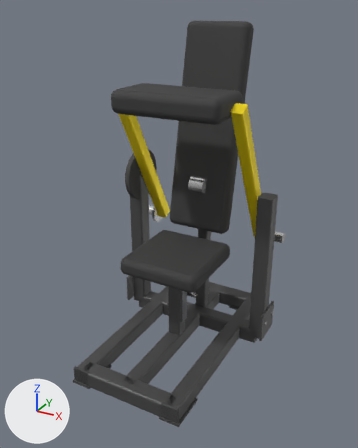
One commit to the glTF model catalogs/ludus-core/models/LD-WH047/model.glb: the scene before it, then after it.
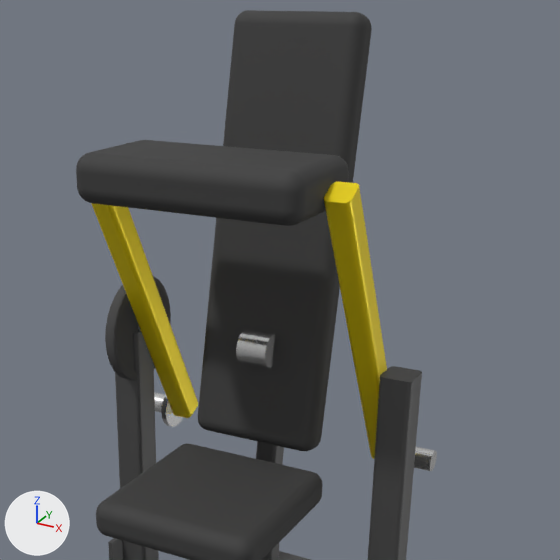
Old and new are each drawn whole from a 50 mm lens placed at (1.002, -1.822, 1.561), pointed at (0.017, -0.033, 0.666) and again close up on the part from 21% to 96% of the width and 3% to 64% of the height. Arrows for +X, +Y and +Z are at lower left; the lights stay in place. The older version's two pictures come first. Where no turn or scale is listed for an object, it has been applied to the vertices.

Before the edit, the objects in view are built like this:
```python
mat_accent = principled_material('accent')
mat_accent.base_color = (0.949, 0.741, 0.0)  # yellow #f9df00
mat_accent.metallic = 0.45
mat_accent.roughness = 0.4
me_mesh_8 = bpy.data.meshes.new('Mesh_8')
me_mesh_8.from_pydata(...)  # 406 vertices, 784 faces; spans x -0.014..0.014, y -0.13..0.13, z -0.13..0.13
me_mesh_8.materials.append(mat_rubber)  # dark grey #474747
me_mesh_9 = bpy.data.meshes.new('Mesh_9')
me_mesh_9.from_pydata(...)  # 56 vertices, 108 faces; spans x -0.03..0.03, y -0.03..0.03, z -0.5..0.5
me_mesh_9.materials.append(mat_accent)  # yellow #f9df00
ob_lever_bar = bpy.data.objects.new('lever_bar', me_mesh_9)
ob_lever_bar.parent = ob_lever
ob_lever_bar.location = (0.3, -0.11, 0.21)
ob_lever_bar.rotation_euler = (-0.483, 0.0, 3.142)  # degrees (-28, 0, 180)
ob_lever_bar.scale = (1.0, 1.0, 0.474)
ob_lever_bar_001 = bpy.data.objects.new('lever_bar.001', me_mesh_9)
ob_lever_bar_001.parent = ob_lever
ob_lever_bar_001.location = (-0.3, -0.11, 0.21)
ob_lever_bar_001.rotation_euler = (-0.483, 0.0, 3.142)  # degrees (-28, 0, 180)
ob_lever_bar_001.scale = (1.0, 1.0, 0.474)
ob_lever_cam = bpy.data.objects.new('lever_cam', me_mesh_8)
ob_lever_cam.location = (-0.326, 0.198, 0.782)
ob_lever_tail = bpy.data.objects.new('lever_tail', me_mesh_9)
ob_lever_tail.parent = ob_lever
ob_lever_tail.location = (0.3, 0.066, -0.126)
ob_lever_tail.rotation_euler = (-2.659, 0.0, 0.0)  # degrees (-152, 0, 0)
ob_lever_tail.scale = (1.0, 1.0, 0.284)
ob_lever_tail_001 = bpy.data.objects.new('lever_tail.001', me_mesh_9)
ob_lever_tail_001.parent = ob_lever
ob_lever_tail_001.location = (-0.3, 0.066, -0.126)
ob_lever_tail_001.rotation_euler = (-2.659, 0.0, 0.0)  # degrees (-152, 0, 0)
ob_lever_tail_001.scale = (1.0, 1.0, 0.284)
# also in view: 'lever_hub' at (0.0, 0.198, 0.782); 'Mesh_0.006' at (-0.345, 0.198, 0.412); 'backrest_pad' at (0.0, 0.293, 1.025); 'lever_pad' at (0.0, -0.024, 1.201); 'seat_pad' at (0.0, -0.022, 0.482)
```
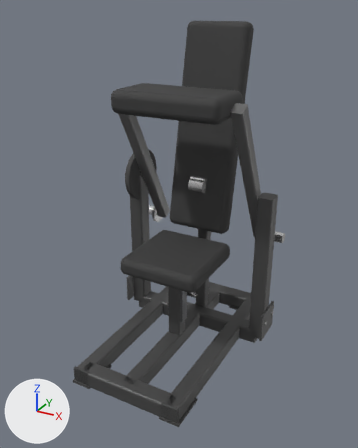
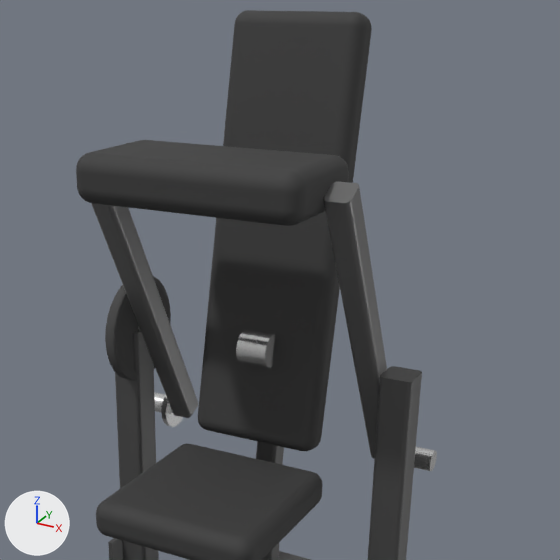
Boxes [x1, y1, x2, y2] around the edits, measured in the close-ups (560 x 560 px):
```json
{"object": "lever_bar", "change": "recoloured", "before": [324, 182, 386, 380], "after": [324, 182, 386, 380], "on screen": "yellow to grey"}
{"object": "lever_bar.001", "change": "recoloured", "before": [91, 203, 170, 340], "after": [91, 203, 170, 340], "on screen": "yellow to grey"}
{"object": "lever_tail.001", "change": "recoloured", "before": [144, 325, 198, 418], "after": [144, 325, 198, 418], "on screen": "yellow to grey"}
{"object": "lever_tail", "change": "recoloured", "before": [356, 366, 387, 459], "after": [356, 366, 387, 459], "on screen": "darker"}
```

Scene script edits in JSON lines:
```json
{"op": "set", "path": "mat_accent.base_color", "old": "(0.949, 0.741, 0.0)", "new": "(0.165, 0.165, 0.165)", "note": "yellow #f9df00 -> grey #717171"}
```
